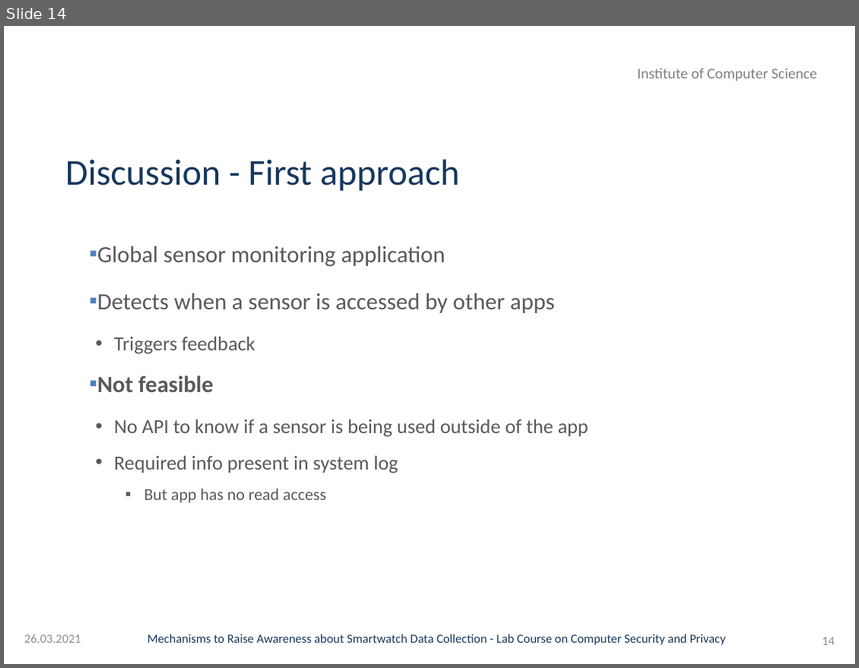
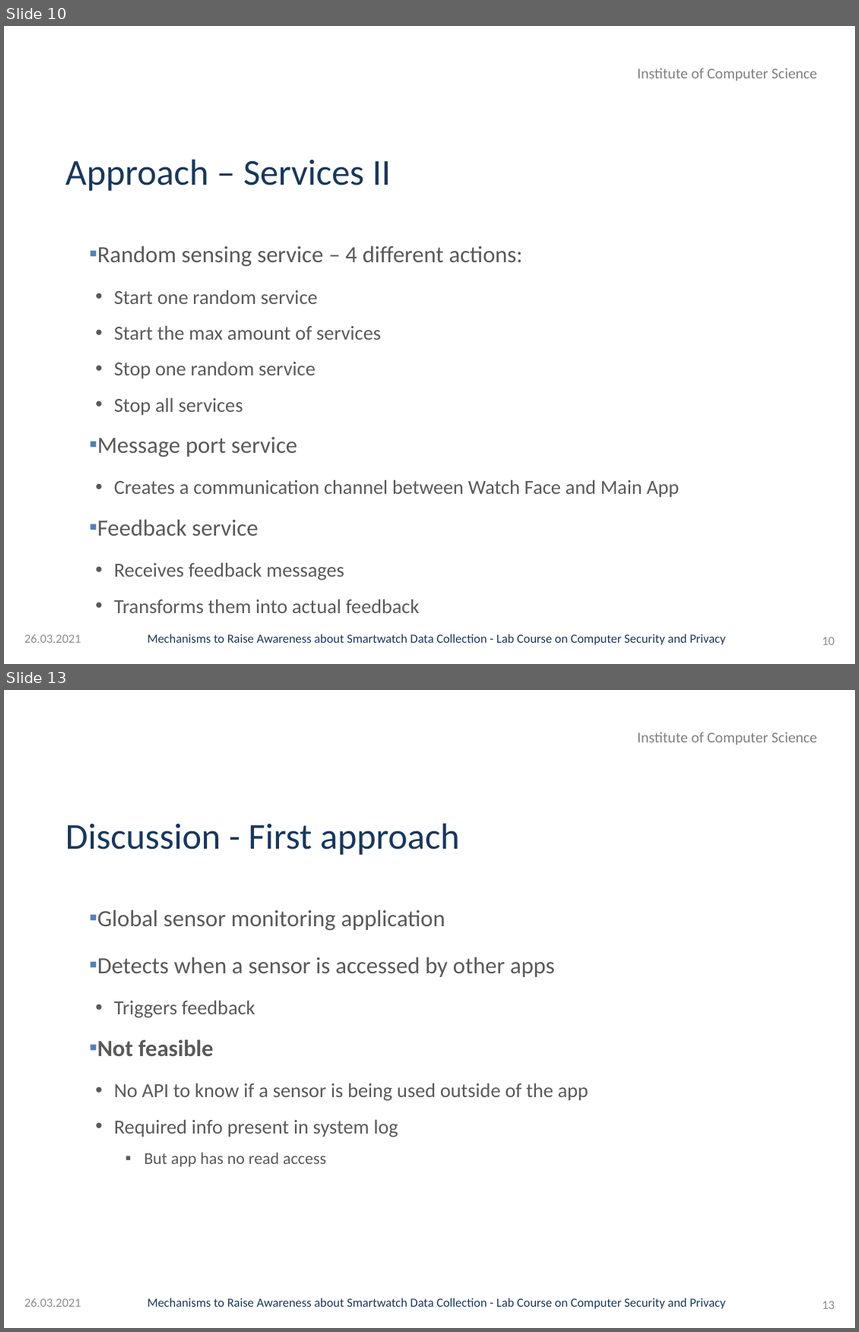
Before and after one commit to GAUG-Contributions/Practical_Course_Computer_Security_and_Privacy, a slide deck: Presentation/Presentation.pptx. Shown one above the other, each under a label of ours: slide 14 before the commit, slides 10 and 13 after it; the slides between them are not shown. The pictures are 859x668 and 859x1332 pixels, drawn with LibreOffice and Linux fonts; fonts in the diff are those of the drawing; background and template pictures are left out. Boxes give left, top, right and bottom in pixels: in the first picture for what was removed or moved away, otherwise in the second. Text is boxed around its words. In the diff, an @@ line names an element or a change of style, - is before the commit and + after.

```diff
--- a/Presentation/Presentation.pptx
+++ b/Presentation/Presentation.pptx
@@ slide 10 added at (x1=4, y1=26, x2=855, y2=664), background picture (left out); not listed: 2 template elements that a slide beside it also shows @@
@@ title added at (x1=66, y1=159, x2=391, y2=191), 44 pt, text #17375E @@
+Approach – Services II
@@ text added at (x1=97, y1=246, x2=680, y2=613), 24 pt, text #595959 @@
+▪ Random sensing service – 4 different actions:
+  • Start one random service
+  • Start the max amount of services
+  • Stop one random service
+  • Stop all services
+▪ Message port service
+  • Creates a communication channel between Watch Face and Main App
+▪ Feedback service
+  • Receives feedback messages
+  • Transforms them into actual feedback
@@ text added at (x1=25, y1=635, x2=82, y2=643), 15 pt, text #8C8C8C @@
+26.03.2021
@@ page number added at (x1=823, y1=637, x2=835, y2=645), 15 pt, text #8C8C8C @@
+10
@@ what was slide 14 is now slide 13 @@
@@ page number at (x1=823, y1=1301, x2=835, y2=1309): text changed @@
-14
+13
```
Also in this commit, not shown: 8 slides changed, 2 slides removed.
